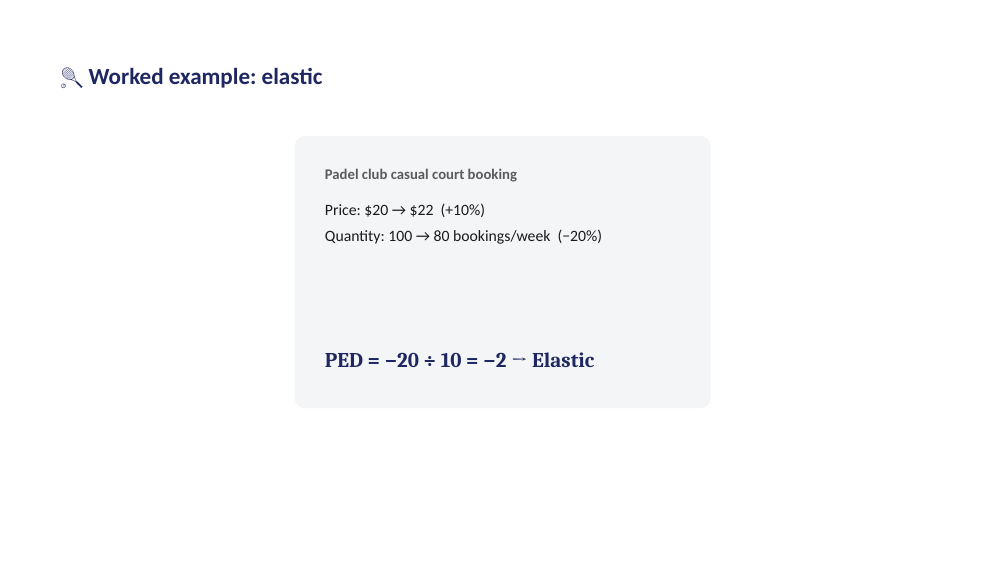
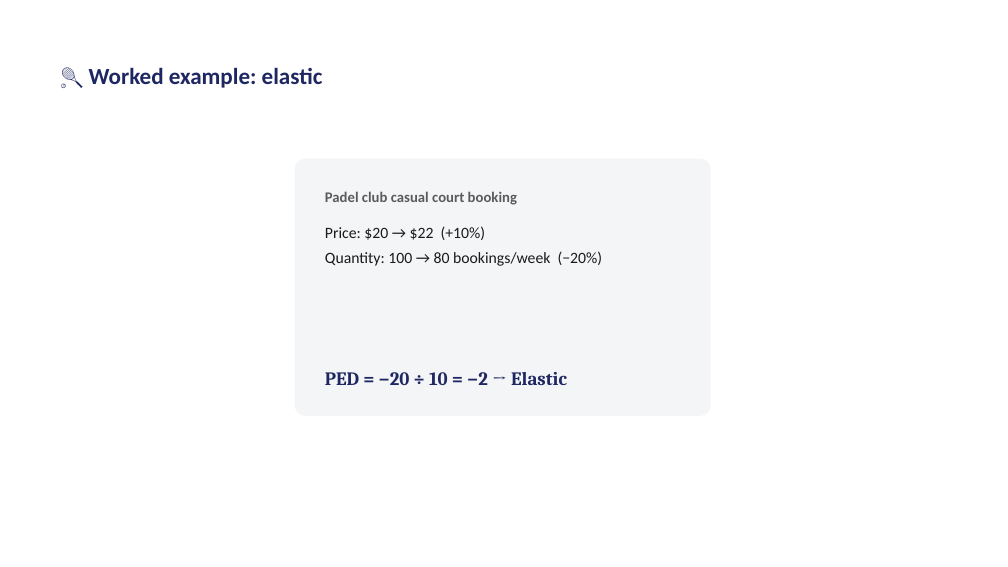
Before and after one commit to rebeccakfurness-boop/selongbayschool-teaching, a slide deck: slide 4 of courses/tom-economics/lessons/lesson-03/slides.pptx. Drawn at 1008x567 pixels with LibreOffice and Linux fonts; fonts in the diff are those of the drawing. Boxes give left, top, right and bottom in pixels: in the first picture for what was removed or moved away, otherwise in the second. Text is boxed around its words. In the diff, an @@ line names an element or a change of style, - is before the commit and + after.

```diff
--- a/courses/tom-economics/lessons/lesson-03/slides.pptx
+++ b/courses/tom-economics/lessons/lesson-03/slides.pptx
@@ rounded rectangle: place and size @@
-rounded rectangle at [295, 136, 711, 408]
+rounded rectangle at [295, 159, 711, 416]
@@ rounded rectangle at [295, 159, 711, 416]: proportions changed @@
@@ text "Padel club casual court booking": place and size @@
-text "Padel club casual court booking" at [325, 168, 517, 182]
+text "Padel club casual court booking" at [325, 191, 517, 205]
@@ text "Price: $20 → $22 (+10%)": place and size @@
-text "Price: $20 → $22 (+10%)" at [325, 203, 603, 244]
+text "Price: $20 → $22 (+10%)" at [325, 226, 603, 266]
@@ text "PED = −20 ÷ 10 ...": place and size @@
-text "PED = −20 ÷ 10 ..." at [325, 352, 594, 367]
+text "PED = −20 ÷ 10 ..." at [325, 372, 567, 385]
@@ text "PED = −20 ÷ 10 ..." at [325, 372, 567, 385]: size 20 to 18 pt @@
```
Also in this commit, not shown: 1 other slide changed, 15 other files.
